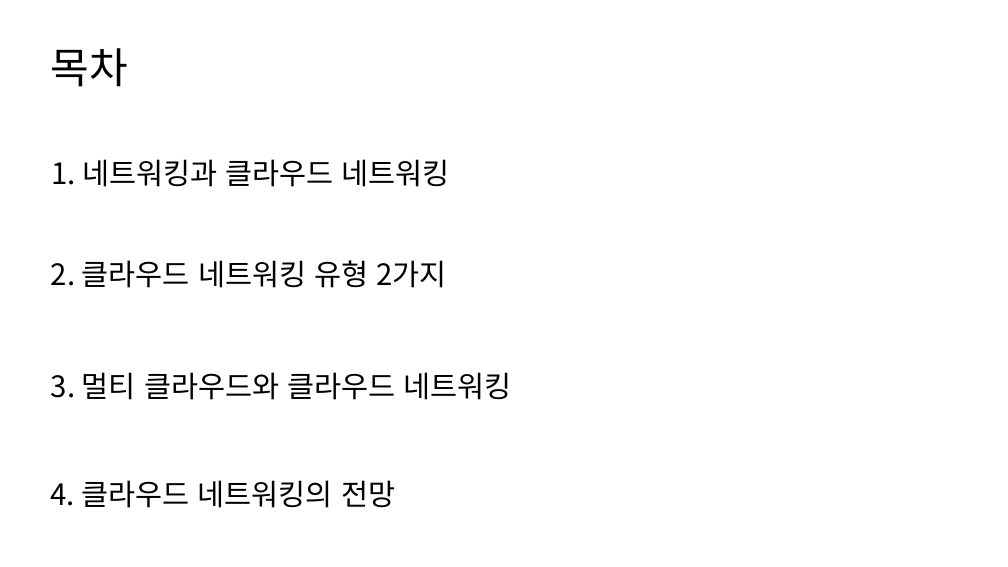
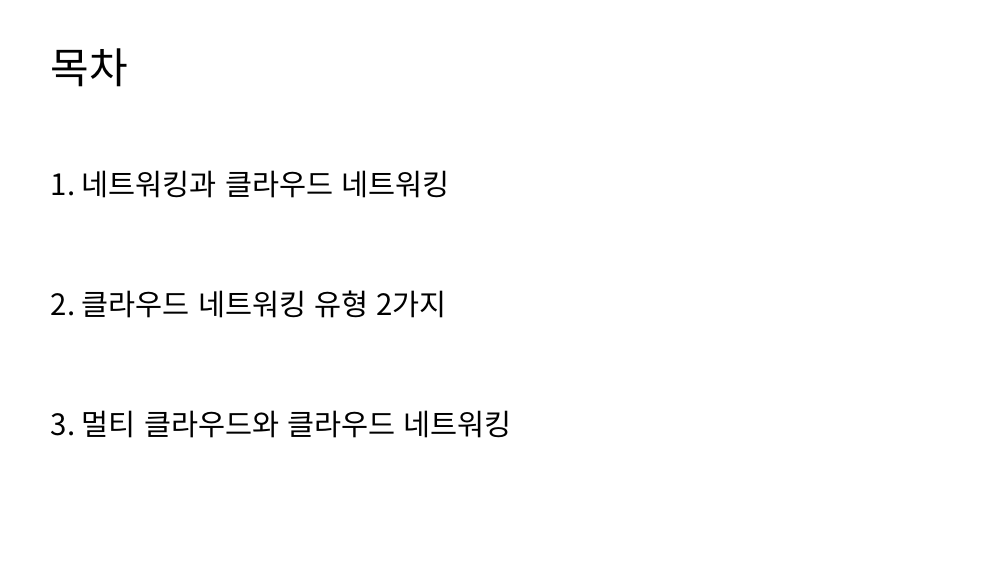
Before and after one commit to gangtaeg/cloud, a slide deck: slide 2 of 클라우드 네트워킹.pptx. Drawn at 1008x567 pixels with LibreOffice and Linux fonts; fonts in the diff are those of the drawing. Boxes give left, top, right and bottom in pixels: in the first picture for what was removed or moved away, otherwise in the second. Text is boxed around its words. In the diff, an @@ line names an element or a change of style, - is before the commit and + after.

```diff
--- a/클라우드 네트워킹.pptx
+++ b/클라우드 네트워킹.pptx
@@ text "1. 네트워킹과 클라우드 네트워킹" moved from (x1=51, y1=159, x2=450, y2=187) to (x1=51, y1=170, x2=449, y2=198) @@
@@ text "2. 클라우드 네트워킹 유형 2가지" moved from (x1=51, y1=260, x2=447, y2=288) to (x1=51, y1=290, x2=447, y2=318) @@
@@ text "3. 멀티 클라우드와 클라우드 네트워킹" moved from (x1=51, y1=372, x2=512, y2=400) to (x1=51, y1=410, x2=511, y2=438) @@
@@ text removed at (x1=51, y1=480, x2=395, y2=508) @@
-4. 클라우드 네트워킹의 전망
```
Also in this commit, not shown: 5 other slides changed, 2 slides removed, 19 other files.
